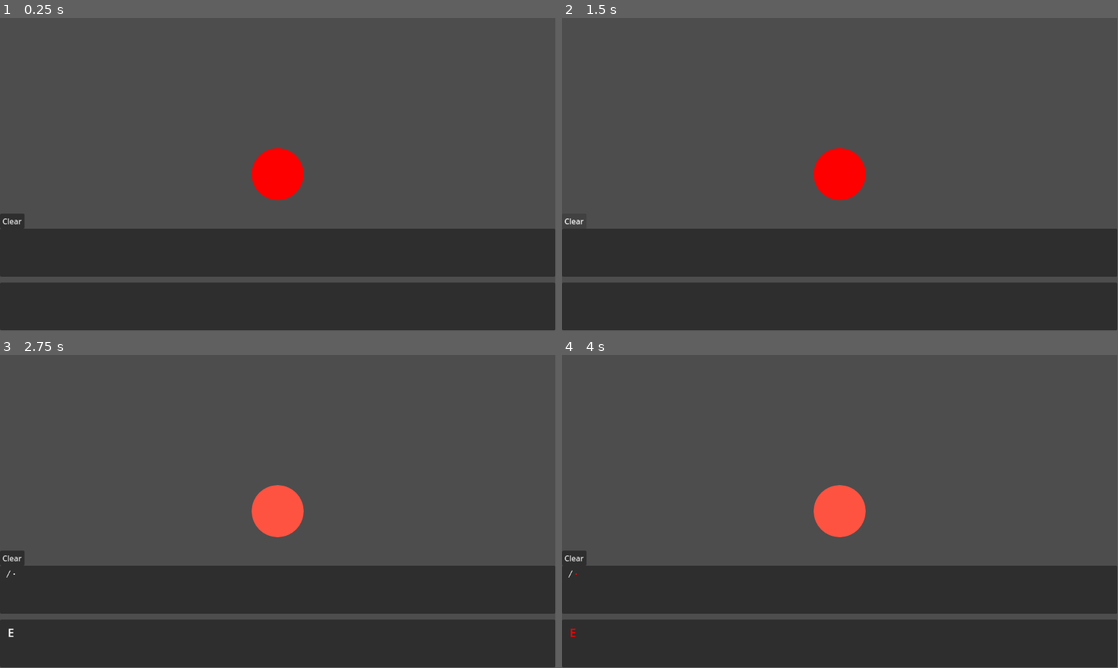
Above: before the commit, frames 1-4 (two rows, left to right).
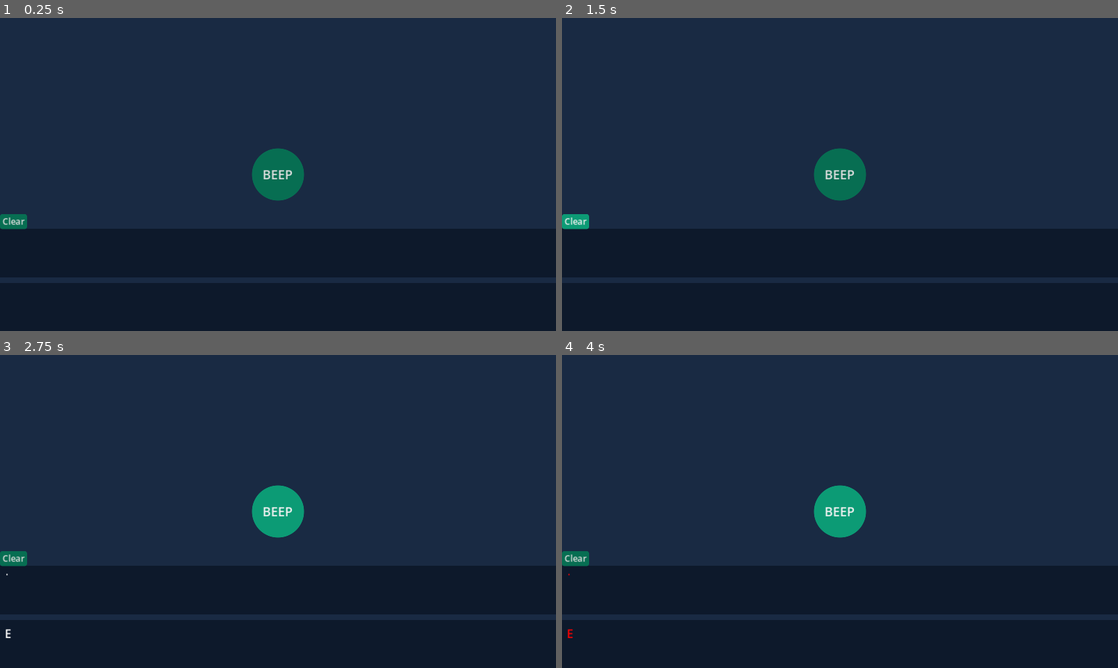
Above: after the commit, the same moments.

Repository: popcar2/MorseCodeSimulator
Game: Godot game, scene res://Scenes/main.tscn
Two runs of this game, one before a commit and one after it. Both use one fixed random seed, a clock stepped at 60 frames per second and the inputs below.
Inputs (mouse positions are in pixels of both pictures, inside the frame that each line leads up to):
- Up to frame 1 (0.25 s): no input
- Up to frame 2 (1.5 s): click (840, 174) at 0.5 s; click "Clear" at 1.25 s
- Up to frame 3 (2.75 s): click (278, 511) at 2 s
- Up to frame 4 (4 s): click "Clear" at 2.75 s; click (840, 511) at 3.5 s
In our replay, the window is 799x449 before the commit and 800x450 after it. These sizes can differ from the game's own. Grey fills any space a smaller window leaves; there, only what the larger window draws over its background counts as a difference.

The runs differ from the first frame. In frame 1, 100% of the frame differs, in the area x 0-100%, y 0-100%; in frame 2, 100%; in frame 3, 100%; in frame 4, 100%.

Commit message:
Add theme, keyboard hotkey

Diff:
--- a/Scenes/main.tscn
+++ b/Scenes/main.tscn
@@ -1,30 +1,11 @@
-[gd_scene load_steps=8 format=3 uid="uid://cnufy112kiirt"]
+[gd_scene load_steps=7 format=3 uid="uid://cnufy112kiirt"]
 
+[ext_resource type="Theme" uid="uid://3br2dpdlo6tc" path="res://Themes/DefaultTheme.tres" id="1_1p657"]
 [ext_resource type="Script" path="res://Scripts/morse_controller.gd" id="1_dkpn7"]
 [ext_resource type="PackedScene" uid="uid://bwwmnr8prvcav" path="res://Nodes/morse_button.tscn" id="2_cmave"]
 [ext_resource type="AudioStream" uid="uid://dbdtq58qo4v2f" path="res://SFX/tone.wav" id="2_k2b0h"]
 [ext_resource type="FontFile" uid="uid://bxy4r5jqiib5t" path="res://Fonts/morse.ttf" id="3_vom0s"]
-
-[sub_resource type="StyleBoxFlat" id="StyleBoxFlat_pc1iw"]
-bg_color = Color(1, 0, 0, 1)
-corner_radius_top_left = 100
-corner_radius_top_right = 100
-corner_radius_bottom_right = 100
-corner_radius_bottom_left = 100
-
-[sub_resource type="StyleBoxFlat" id="StyleBoxFlat_6q2vb"]
-bg_color = Color(1, 0.32549, 0.258824, 1)
-corner_radius_top_left = 100
-corner_radius_top_right = 100
-corner_radius_bottom_right = 100
-corner_radius_bottom_left = 100
-
-[sub_resource type="StyleBoxFlat" id="StyleBoxFlat_qawht"]
-bg_color = Color(0.898039, 0, 0, 1)
-corner_radius_top_left = 100
-corner_radius_top_right = 100
-corner_radius_bottom_right = 100
-corner_radius_bottom_left = 100
+[ext_resource type="Theme" uid="uid://cf75duugimbj7" path="res://Themes/CircularButton.tres" id="5_lqst7"]
 
 [node name="Control" type="Control"]
 layout_mode = 3
@@ -33,6 +14,7 @@
 anchor_bottom = 1.0
 grow_horizontal = 2
 grow_vertical = 2
+theme = ExtResource("1_1p657")
 
 [node name="Morse Controller" type="Node" parent="."]
 script = ExtResource("1_dkpn7")
@@ -65,9 +47,8 @@
 grow_horizontal = 2
 grow_vertical = 2
 focus_mode = 0
-theme_override_styles/normal = SubResource("StyleBoxFlat_pc1iw")
-theme_override_styles/hover = SubResource("StyleBoxFlat_6q2vb")
-theme_override_styles/pressed = SubResource("StyleBoxFlat_qawht")
+theme = ExtResource("5_lqst7")
+text = "BEEP"
 icon = null
 
 [node name="HSeparator" type="VSplitContainer" parent="."]
--- a/Scripts/morse_controller.gd
+++ b/Scripts/morse_controller.gd
@@ -18,7 +18,16 @@
 	letter_timer.connect("timeout", _on_letter_timer_timeout)
 	reset_button.connect("pressed", reset_label)
 
+func _input(event):
+	if event.is_action_pressed("press_morse"):
+		_on_morse_button_down()
+	elif event.is_action_released("press_morse"):
+		_on_morse_button_up()
+
 func _on_morse_button_down():
+	if is_held:
+		return
+
 	held_timer.start()
 	morse_audio.play()
 	word_timer.start()
@@ -57,3 +66,5 @@
 func reset_label():
 	morse_label.text = ''
 	normal_label.text = ''
+	letter_timer.stop()
+	word_timer.stop()
--- /dev/null
+++ b/Themes/CircularButton.tres
@@ -0,0 +1,62 @@
+[gd_resource type="Theme" load_steps=6 format=3 uid="uid://cf75duugimbj7"]
+
+[sub_resource type="StyleBoxFlat" id="StyleBoxFlat_112p1"]
+bg_color = Color(0, 0, 0, 0.235294)
+corner_radius_top_left = 5
+corner_radius_top_right = 5
+corner_radius_bottom_right = 5
+corner_radius_bottom_left = 5
+
+[sub_resource type="StyleBoxFlat" id="StyleBoxFlat_tg4x6"]
+bg_color = Color(0.6, 0.6, 0.6, 0)
+border_width_left = 2
+border_width_top = 2
+border_width_right = 2
+border_width_bottom = 2
+border_color = Color(0.54902, 1, 0.831373, 1)
+corner_radius_top_left = 5
+corner_radius_top_right = 5
+corner_radius_bottom_right = 5
+corner_radius_bottom_left = 5
+
+[sub_resource type="StyleBoxFlat" id="StyleBoxFlat_s3ina"]
+content_margin_left = 5.0
+content_margin_right = 5.0
+bg_color = Color(0.0470588, 0.607843, 0.458824, 1)
+corner_radius_top_left = 100
+corner_radius_top_right = 100
+corner_radius_bottom_right = 100
+corner_radius_bottom_left = 100
+corner_detail = 20
+
+[sub_resource type="StyleBoxFlat" id="StyleBoxFlat_x7p4m"]
+content_margin_left = 5.0
+content_margin_right = 5.0
+bg_color = Color(0.027451, 0.431373, 0.321569, 1)
+border_color = Color(0.0588235, 0.713726, 0.541176, 1)
+corner_radius_top_left = 100
+corner_radius_top_right = 100
+corner_radius_bottom_right = 100
+corner_radius_bottom_left = 100
+corner_detail = 20
+
+[sub_resource type="StyleBoxFlat" id="StyleBoxFlat_j46xl"]
+bg_color = Color(0.0588235, 0.713726, 0.541176, 1)
+border_width_left = 2
+border_width_top = 2
+border_width_right = 2
+border_width_bottom = 2
+border_color = Color(0.54902, 1, 0.831373, 1)
+corner_radius_top_left = 100
+corner_radius_top_right = 100
+corner_radius_bottom_right = 100
+corner_radius_bottom_left = 100
+corner_detail = 20
+
+[resource]
+default_font_size = 26
+Button/styles/disabled = SubResource("StyleBoxFlat_112p1")
+Button/styles/focus = SubResource("StyleBoxFlat_tg4x6")
+Button/styles/hover = SubResource("StyleBoxFlat_s3ina")
+Button/styles/normal = SubResource("StyleBoxFlat_x7p4m")
+Button/styles/pressed = SubResource("StyleBoxFlat_j46xl")
--- /dev/null
+++ b/Themes/DefaultTheme.tres
@@ -0,0 +1,124 @@
+[gd_resource type="Theme" load_steps=14 format=3 uid="uid://3br2dpdlo6tc"]
+
+[sub_resource type="StyleBoxFlat" id="StyleBoxFlat_112p1"]
+bg_color = Color(0, 0, 0, 0.235294)
+corner_radius_top_left = 5
+corner_radius_top_right = 5
+corner_radius_bottom_right = 5
+corner_radius_bottom_left = 5
+
+[sub_resource type="StyleBoxFlat" id="StyleBoxFlat_tg4x6"]
+bg_color = Color(0.6, 0.6, 0.6, 0)
+border_width_left = 2
+border_width_top = 2
+border_width_right = 2
+border_width_bottom = 2
+border_color = Color(0.54902, 1, 0.831373, 1)
+corner_radius_top_left = 5
+corner_radius_top_right = 5
+corner_radius_bottom_right = 5
+corner_radius_bottom_left = 5
+
+[sub_resource type="StyleBoxFlat" id="StyleBoxFlat_s3ina"]
+content_margin_left = 5.0
+content_margin_right = 5.0
+bg_color = Color(0.0470588, 0.607843, 0.458824, 1)
+corner_radius_top_left = 5
+corner_radius_top_right = 5
+corner_radius_bottom_right = 5
+corner_radius_bottom_left = 5
+
+[sub_resource type="StyleBoxFlat" id="StyleBoxFlat_x7p4m"]
+content_margin_left = 5.0
+content_margin_right = 5.0
+bg_color = Color(0.027451, 0.431373, 0.321569, 1)
+border_color = Color(0.0588235, 0.713726, 0.541176, 1)
+corner_radius_top_left = 5
+corner_radius_top_right = 5
+corner_radius_bottom_right = 5
+corner_radius_bottom_left = 5
+corner_detail = 5
+
+[sub_resource type="StyleBoxFlat" id="StyleBoxFlat_j46xl"]
+bg_color = Color(0.0588235, 0.713726, 0.541176, 1)
+border_color = Color(0.0666667, 0.839216, 0.639216, 1)
+corner_radius_top_left = 5
+corner_radius_top_right = 5
+corner_radius_bottom_right = 5
+corner_radius_bottom_left = 5
+
+[sub_resource type="StyleBoxFlat" id="StyleBoxFlat_70nfa"]
+bg_color = Color(0.0588235, 0.713726, 0.541176, 1)
+corner_radius_top_left = 5
+corner_radius_top_right = 5
+corner_radius_bottom_right = 5
+corner_radius_bottom_left = 5
+
+[sub_resource type="StyleBoxFlat" id="StyleBoxFlat_xcguw"]
+bg_color = Color(0.54902, 1, 0.831373, 1)
+corner_radius_top_left = 5
+corner_radius_top_right = 5
+corner_radius_bottom_right = 5
+corner_radius_bottom_left = 5
+
+[sub_resource type="StyleBoxFlat" id="StyleBoxFlat_nvxfo"]
+content_margin_top = 5.0
+content_margin_bottom = 5.0
+bg_color = Color(0, 0.207843, 0.14902, 1)
+corner_radius_top_left = 5
+corner_radius_top_right = 5
+corner_radius_bottom_right = 5
+corner_radius_bottom_left = 5
+
+[sub_resource type="StyleBoxFlat" id="StyleBoxFlat_oi2k1"]
+bg_color = Color(0.6, 0.6, 0.6, 0)
+border_width_left = 2
+border_width_top = 2
+border_width_right = 2
+border_width_bottom = 2
+border_color = Color(0.54902, 1, 0.831373, 1)
+corner_radius_top_left = 5
+corner_radius_top_right = 5
+corner_radius_bottom_right = 5
+corner_radius_bottom_left = 5
+
+[sub_resource type="StyleBoxFlat" id="StyleBoxFlat_u0dks"]
+bg_color = Color(0, 0.152941, 0.129412, 1)
+corner_radius_top_left = 5
+corner_radius_top_right = 5
+corner_radius_bottom_right = 5
+corner_radius_bottom_left = 5
+
+[sub_resource type="StyleBoxFlat" id="StyleBoxFlat_rac15"]
+bg_color = Color(0.0509804, 0.0980392, 0.168627, 1)
+
+[sub_resource type="StyleBoxFlat" id="StyleBoxFlat_wl7ed"]
+bg_color = Color(0.027451, 0.431373, 0.321569, 1)
+corner_radius_top_left = 5
+corner_radius_top_right = 5
+corner_radius_bottom_right = 5
+corner_radius_bottom_left = 5
+
+[sub_resource type="StyleBoxFlat" id="StyleBoxFlat_m1o3f"]
+bg_color = Color(0, 0.207843, 0.14902, 1)
+border_color = Color(0.54902, 1, 0.831373, 1)
+corner_radius_top_left = 5
+corner_radius_top_right = 5
+corner_radius_bottom_right = 5
+corner_radius_bottom_left = 5
+
+[resource]
+default_font_size = 18
+Button/styles/disabled = SubResource("StyleBoxFlat_112p1")
+Button/styles/focus = SubResource("StyleBoxFlat_tg4x6")
+Button/styles/hover = SubResource("StyleBoxFlat_s3ina")
+Button/styles/normal = SubResource("StyleBoxFlat_x7p4m")
+Button/styles/pressed = SubResource("StyleBoxFlat_j46xl")
+HSlider/styles/grabber_area = SubResource("StyleBoxFlat_70nfa")
+HSlider/styles/grabber_area_highlight = SubResource("StyleBoxFlat_xcguw")
+HSlider/styles/slider = SubResource("StyleBoxFlat_nvxfo")
+LineEdit/styles/focus = SubResource("StyleBoxFlat_oi2k1")
+LineEdit/styles/normal = SubResource("StyleBoxFlat_u0dks")
+Panel/styles/panel = SubResource("StyleBoxFlat_rac15")
+PopupMenu/styles/hover = SubResource("StyleBoxFlat_wl7ed")
+PopupMenu/styles/panel = SubResource("StyleBoxFlat_m1o3f")
--- a/project.godot
+++ b/project.godot
@@ -19,7 +19,20 @@
 
 HelperFunctions="*res://Nodes/helper_functions.tscn"
 
+[display]
+
+window/stretch/mode="canvas_items"
+
+[input]
+
+press_morse={
+"deadzone": 0.5,
+"events": [Object(InputEventKey,"resource_local_to_scene":false,"resource_name":"","device":-1,"window_id":0,"alt_pressed":false,"shift_pressed":false,"ctrl_pressed":false,"meta_pressed":false,"pressed":false,"keycode":0,"physical_keycode":32,"key_label":0,"unicode":32,"echo":false,"script":null)
+]
+}
+
 [rendering]
 
 renderer/rendering_method="gl_compatibility"
 renderer/rendering_method.mobile="gl_compatibility"
+environment/defaults/default_clear_color=Color(0.0980392, 0.164706, 0.262745, 1)
